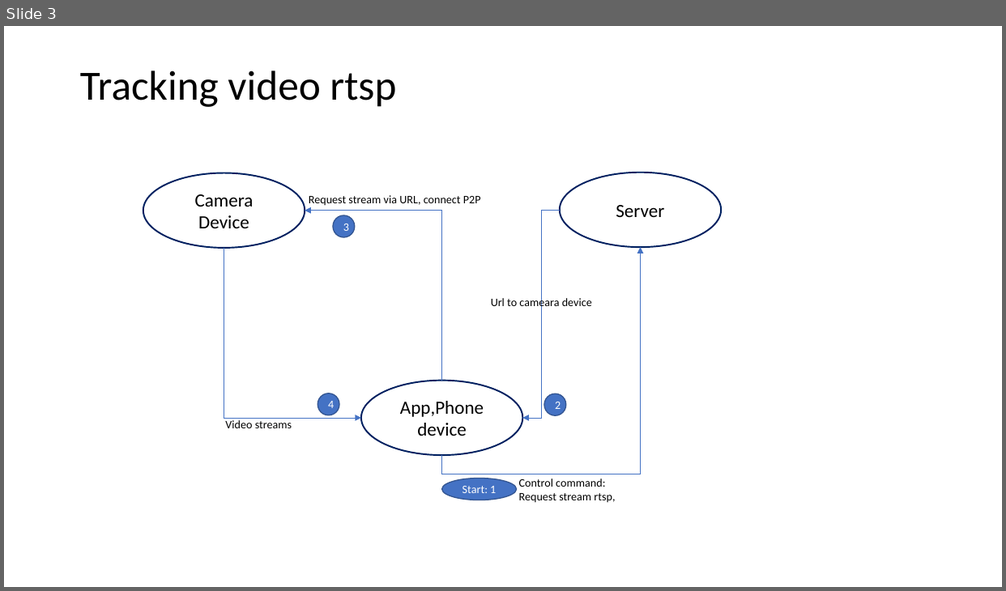
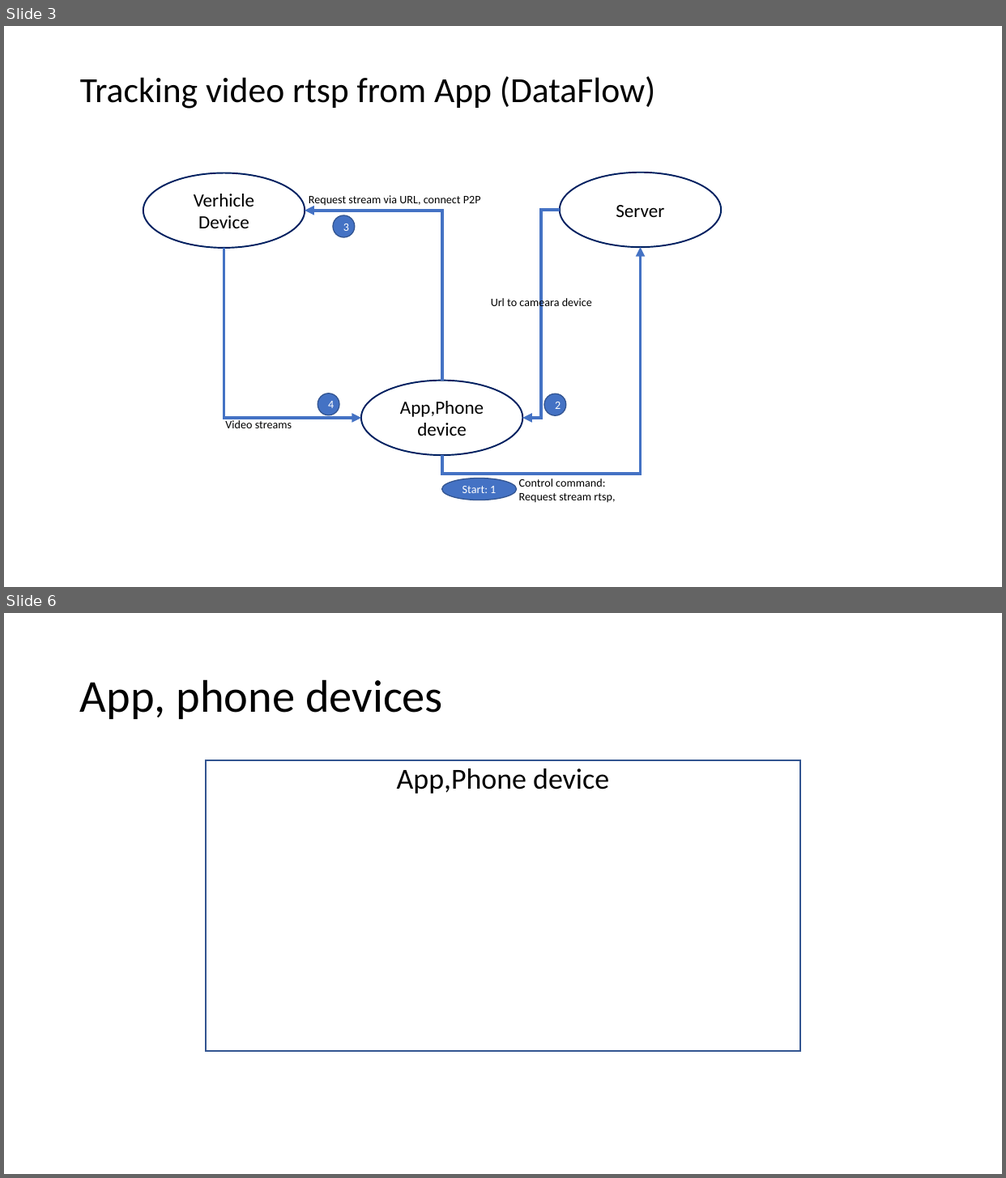
Before and after one commit to TruongGlacio/VideoStream, a slide deck: Documents/Systems structure.pptx. Shown one above the other, each under a label of ours: slide 3 before the commit, slides 3 and 6 after it; the slides between them are not shown. The pictures are 1006x591 and 1006x1178 pixels, drawn with LibreOffice and Linux fonts; fonts in the diff are those of the drawing. Boxes give left, top, right and bottom in pixels: in the first picture for what was removed or moved away, otherwise in the second. Text is boxed around its words. In the diff, an @@ line names an element or a change of style, - is before the commit and + after.

```diff
--- a/Documents/Systems structure.pptx
+++ b/Documents/Systems structure.pptx
@@ slide 6 added at bbox=[4, 613, 1002, 1174], background #FFFFFF @@
@@ title added at bbox=[80, 679, 443, 719], 44 pt, text #000000 @@
+App, phone devices
@@ text added at bbox=[206, 760, 800, 1052], outline #325491 1.5 pt, 28 pt, text #000000 @@
+App,Phone device
@@ slide 3 changed as well @@
@@ text at bbox=[80, 76, 656, 109]: text changed; size 40 to 34 pt @@
-Tracking video rtsp
+Tracking video rtsp from App (DataFlow)
@@ text in ellipse at bbox=[194, 194, 254, 228]: text changed @@
-Camera Device
+Verhicle Device
@@ elbow arrow (442, 381) - (305, 210): stroke #4472C4 0.5 pt to #4472C4 3 pt @@
@@ elbow arrow (560, 210) - (522, 418): stroke #4472C4 0.5 pt to #4472C4 3 pt @@
@@ elbow arrow (224, 248) - (361, 418): stroke #4472C4 0.5 pt to #4472C4 3 pt @@
@@ elbow arrow (442, 456) - (641, 248): stroke #4472C4 0.5 pt to #4472C4 3 pt @@
```
Also in this commit, not shown: 2 other slides changed, 2 other slides added, 1 slide removed.
